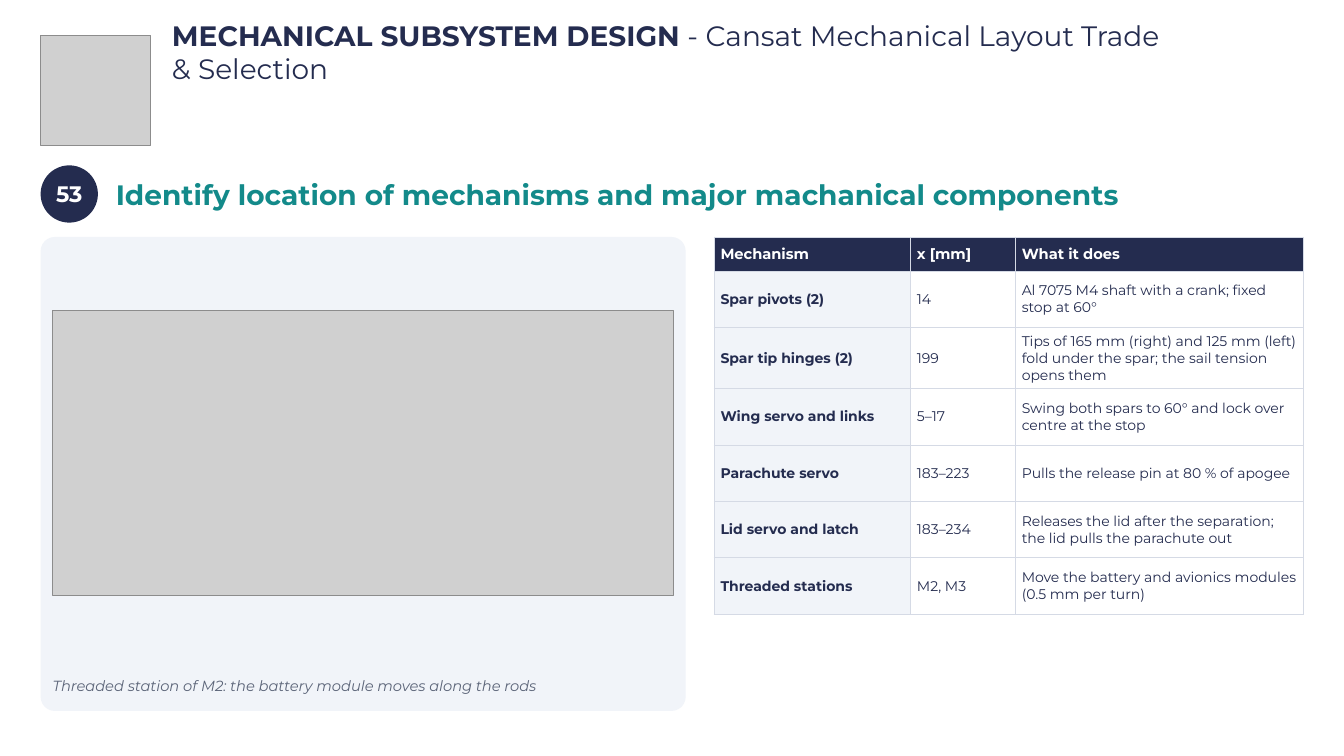
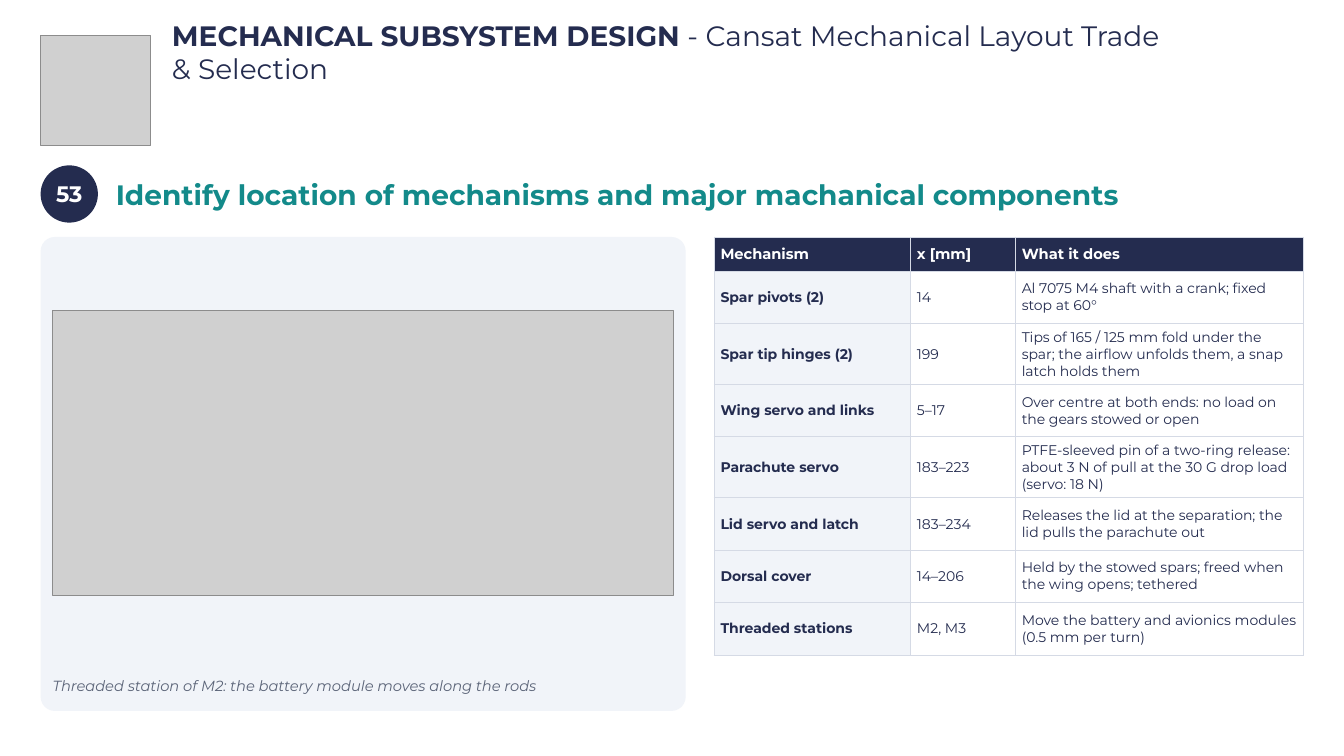
Before and after one commit to Caetano18/proyecto, a slide deck: slide 56 of cansat_pdr/laminas_plantilla/CanSat_PDR_Hermes_V2.pptx. Drawn at 1344x756 pixels with LibreOffice and Linux fonts; fonts in the diff are those of the drawing; grey boxes stand for pictures; background and template pictures are left out. Boxes give left, top, right and bottom in pixels: in the first picture for what was removed or moved away, otherwise in the second. Text is boxed around its words. In the diff, an @@ line names an element or a change of style, - is before the commit and + after.

```diff
--- a/cansat_pdr/laminas_plantilla/CanSat_PDR_Hermes_V2.pptx
+++ b/cansat_pdr/laminas_plantilla/CanSat_PDR_Hermes_V2.pptx
@@ table at (x1=714, y1=237, x2=1304, y2=649) @@
-row 3: Spar tip hinges (2) | 199 | Tips of 165 mm (right) and 125 mm (left) fold under the spar; the sail tension opens them
-row 4: Wing servo and links | 5–17 | Swing both spars to 60° and lock over centre at the stop
-row 5: Parachute servo | 183–223 | Pulls the release pin at 80 % of apogee
-row 6: Lid servo and latch | 183–234 | Releases the lid after the separation; the lid pulls the parachute out
+row 3: Spar tip hinges (2) | 199 | Tips of 165 / 125 mm fold under the spar; the airflow unfolds them, a snap latch holds them
+row 4: Wing servo and links | 5–17 | Over centre at both ends: no load on the gears stowed or open
+row 5: Parachute servo | 183–223 | PTFE-sleeved pin of a two-ring release: about 3 N of pull at the 30 G drop load (servo: 18 N)
+row 6: Lid servo and latch | 183–234 | Releases the lid at the separation; the lid pulls the parachute out
+row 7: Dorsal cover | 14–206 | Held by the stowed spars; freed when the wing opens; tethered
```
Also in this commit, not shown: 13 other slides changed, 31 other files.
